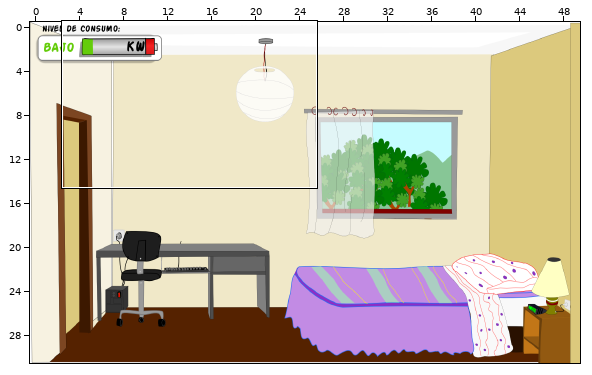
Two states of a Tiled map, data/escena_05/escena_05.tmx. Above: a wide view before the commit, with the close-up outlined.
Close-up. First the earlier version:
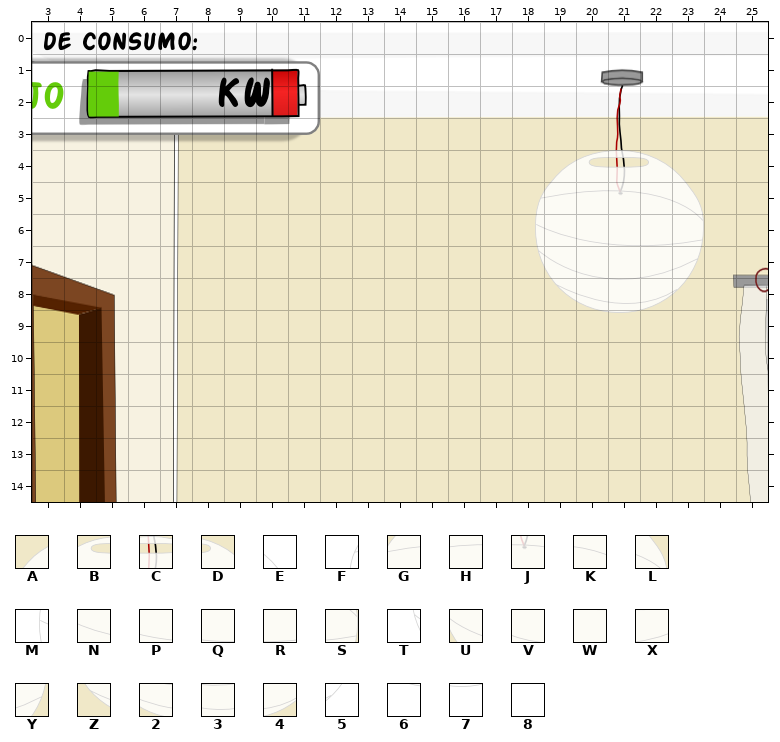
Cells are 32x32 px. Shown: x 3..25, y 0..14. Tiles whose own drawing changed are shown in their newer look in all pictures.
Key: from "accesorios_e05": A 37, B 38, C 39, D 40, E 41, F 42, G 43, H 44, J 45, K 46, L 47, M 48, N 49, P 50, Q 51, R 52, S 53, T 54, U 55, V 56, W 57, X 58, Y 59, Z 61, 2 62, 3 63, 4 64, 5 65, 6 68, 7 69, 8 70.
_ is an empty cell.
Layers that did not change in this view are not listed.
Layer "foreground_e05" before, first column x 13:
 0 _____________
 1 _____________
 2 _____________
 3 _____________
 4 ______ABCDE__
 5 _____FGHJKL__
 6 _____MNPQRS__
 7 _____TUVWXY__
 8 ______Z2345__
 9 _______678___
10 _____________
11 _____________
12 _____________
13 _____________
14 _____________
After the commit:
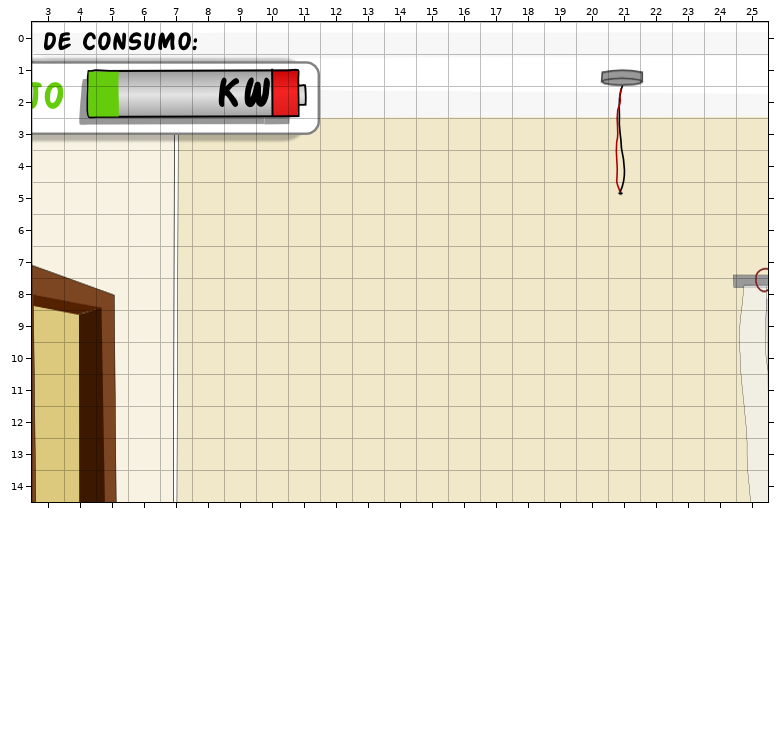
See-through tiles are keyed as they look on the map.
Commit message: mejorando escenas
Changes in this commit:
Changed rows in their new state; . is an unchanged cell.
Layer "foreground_e05":
first column x 18:
 4 ._____
 5 ______
 6 ______
 7 ______
 8 ._____
 9 ..._..
Pixel boxes of the changes (left, top, right, bottom) in both close-ups:
removed: (535, 150, 704, 313)
